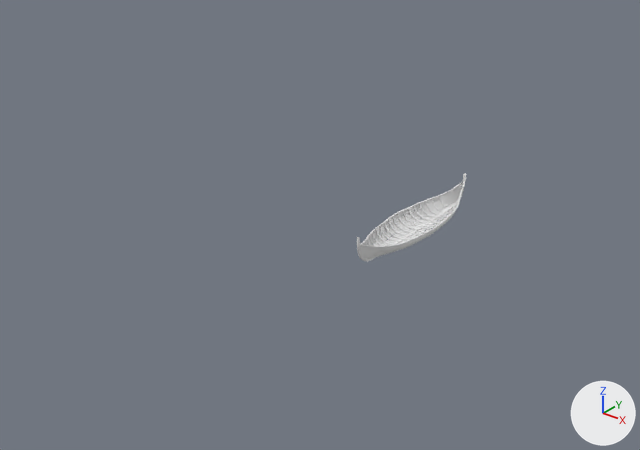
One commit to the Blender file Models/Blend Files/Ship.blend: the scene before it, then after it.
Both versions are drawn from a camera (50 mm lens) standing at (20.3, -32.5, 18.8) and looking at (-2.7, -3.8, 1.1). Every picture has the same lights, and +X, +Y and +Z are marked at lower right.
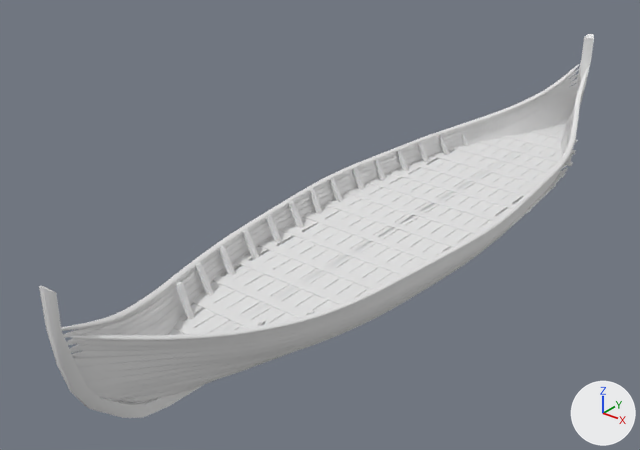
The edits, one by one:
Mesh me_cube_001 is new.
It has 72 vertices, 44 faces and spans x 0.0..0.14, y -3.35..0.0, z -0.04..0.04.
Mesh me_cube_003 is new.
It has 68 vertices, 40 faces and spans x -12.42..0.14, y -0.94..0.0, z 13.18..15.18.
Object 'Cube.003' (ob_cube_003) moves from (0.0, 0.0, 0.0) to (0.0, 0.0, -0.72).
Object 'Cube.003' (ob_cube_003) is rescaled from (1.0, 1.0, 1.0) to (3.88, 4.23, 4.23).
Object 'Cube.002' (ob_cube_002) moves from (0.0, 0.0, 0.0) to (0.0, -0.7, -0.72).
Object 'Cube.002' (ob_cube_002) is rescaled from (1.0, 1.0, 1.0) to (3.88, 4.23, 4.23).
Object 'Cube' (ob_cube) moves from (0.0, 0.0, 0.0) to (0.0, -0.7, -0.72).
Object 'Cube' (ob_cube) is rescaled from (1.0, 0.0802, 1.0) to (4.23, 0.311, 4.23).
Object 'Cube.001' (ob_cube_001) is new; it shows me_cube_001.
Its location is (0.0, 0.19, 0.96).
Its scale is (30.0, 4.23, 1.08).
It gains a MIRROR modifier named 'Mirror'.
Modifier setting: use_axis = (True, True, False).
Object 'Cube.004' (ob_cube_004) is new; it shows me_cube_003.
Its location is (0.0, 0.0, 0.22).
Its scale is (0.328, 18.6, 0.0487).
It gains a MIRROR modifier named 'Mirror'.
Modifier setting: use_axis = (True, True, False).

Pixel boxes [x1, y1, x2, y2] of what changed, in the pictures (640 x 450 px):
'Cube.002', moved, rescaled (399% wider, 335% taller): before [360, 182, 465, 259]; after [61, 64, 589, 402]
'Cube.004', added: after [170, 123, 573, 335]
'Cube.001', added: after [173, 130, 576, 357]
'Cube', moved, rescaled (405% wider, 328% taller): before [357, 173, 466, 262]; after [39, 34, 594, 418]
'Cube.003', moved, rescaled: before [367, 196, 458, 246]; after [176, 126, 578, 326]
